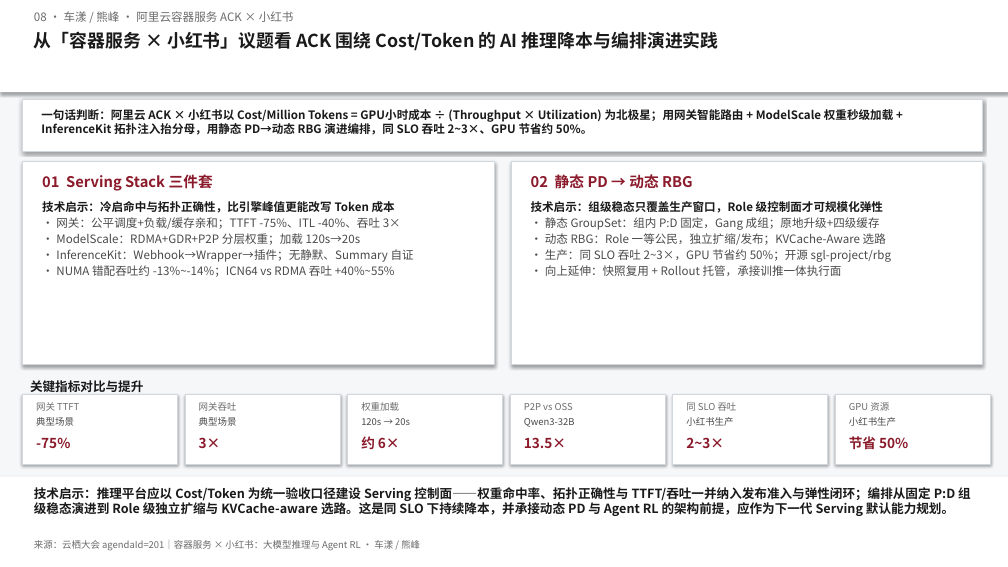
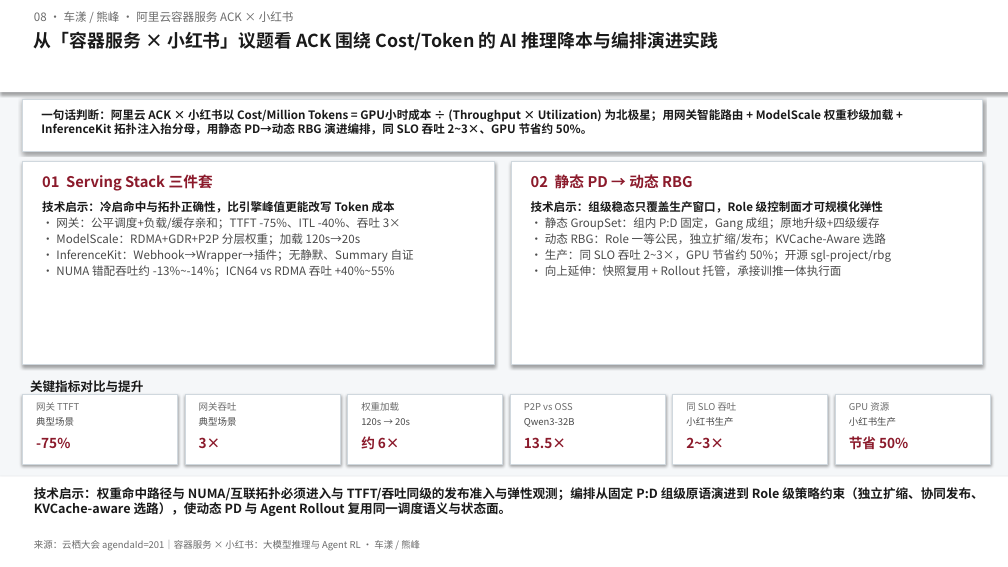
Before and after one commit to Annie-Summer/Kthena, a slide deck: slide 1 of yunqi-2026-agenda-201/docs/洞察一页-08-容器服务 × 小红书：大模型推理与 Agent RL.pptx. Drawn at 1008x567 pixels with LibreOffice and Linux fonts; fonts in the diff are those of the drawing. Boxes give left, top, right and bottom in pixels: in the first picture for what was removed or moved away, otherwise in the second. Text is boxed around its words. In the diff, an @@ line names an element or a change of style, - is before the commit and + after.

```diff
--- a/yunqi-2026-agenda-201/docs/洞察一页-08-容器服务 × 小红书：大模型推理与 Agent RL.pptx
+++ b/yunqi-2026-agenda-201/docs/洞察一页-08-容器服务 × 小红书：大模型推理与 Agent RL.pptx
@@ text at (34, 487, 983, 516): text changed @@
-技术启示：推理平台应以 Cost/Token 为统一验收口径建设 Serving 控制面——权重命中率、拓扑正确性与 TTFT/吞吐一并纳入发布准入与弹性闭环；编排从固定 P:D 组级稳态演进到 Role 级独立扩缩与 KVCache-aware 选路。这是同 SLO 下持续降本，并承接动态 PD 与 Agent RL 的架构前提，应作为下一代 Serving 默认能力规划。
+技术启示：权重命中路径与 NUMA/互联拓扑必须进入与 TTFT/吞吐同级的发布准入与弹性观测；编排从固定 P:D 组级原语演进到 Role 级策略约束（独立扩缩、协同发布、KVCache-aware 选路），使动态 PD 与 Agent Rollout 复用同一调度语义与状态面。
```
Also in this commit, not shown: 1 other file.
